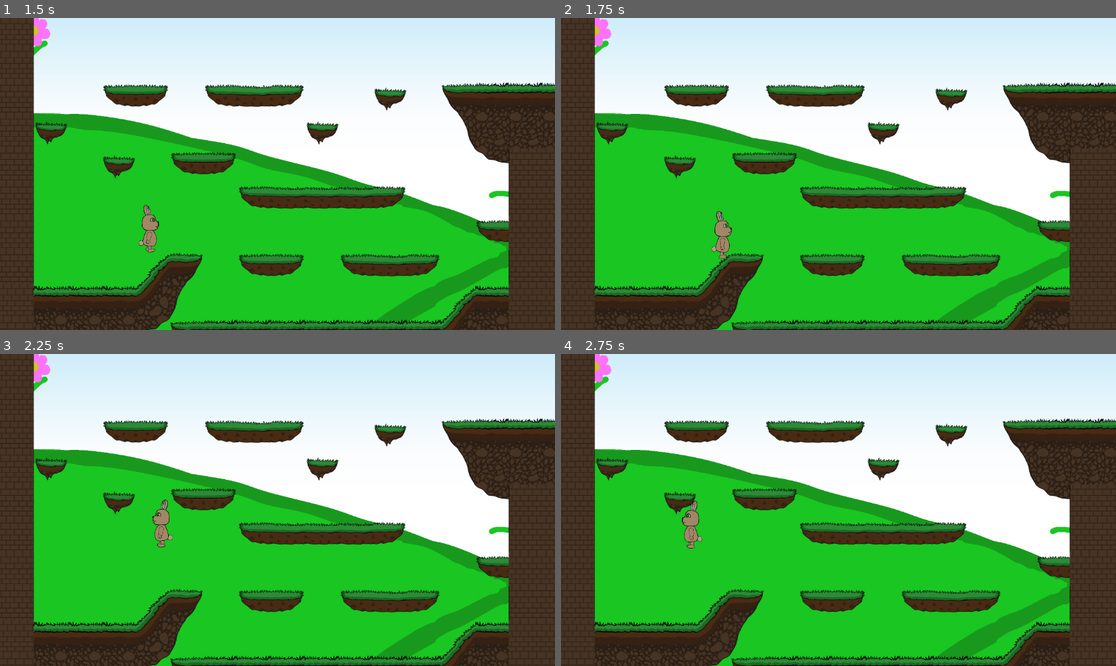
Above: before the commit, frames 1-4 (two rows, left to right).
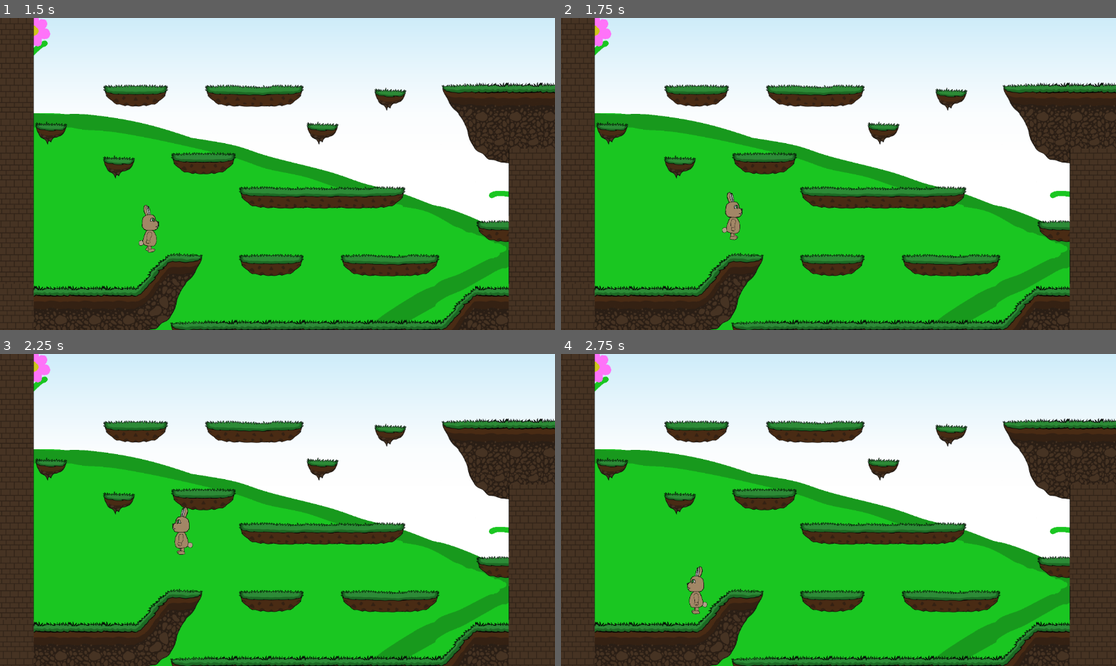
Above: after the commit, the same moments.

Repository: andre-henriques04/island-hoppers
Game: Godot game, scene res://scenes/main.tscn
Same seed, same stepped clock (60 frames per second), same inputs: the game is played once before the commit and once after it.
Inputs:
- Up to frame 1 (1.5 s): tap Enter (ui_accept) at 0.5, 0.6, 0.77, 1.07, 1.35 s; hold Right (ui_right) from 0.53 s (still down)
- Up to frame 2 (1.75 s): keep holding Right (ui_right); tap Enter (ui_accept) at 1.52 s
- Up to frame 3 (2.25 s): tap Enter (ui_accept) at 1.82, 2.1 s; release Right (ui_right) at 2.03 s; hold Left (ui_left) from 2.03 s (still down)
- Up to frame 4 (2.75 s): keep holding Left (ui_left)

Frame 1 is identical in both runs. In frame 2, 0.6% of the frame differs, in the area x 27-33%, y 55-78%; in frame 3, 0.6%, in the area x 27-35%, y 46-65%; in frame 4, 0.6%.

Commit message:
Fix character's ability to walk up sloped surfaces

Diff:
--- a/scenes/main.tscn
+++ b/scenes/main.tscn
@@ -10,7 +10,7 @@
 texture = ExtResource("1_o5qli")
 texture_region_size = Vector2i(128, 128)
 0:0/0 = 0
-0:0/0/physics_layer_0/polygon_0/points = PackedVector2Array(9.899994, 21.93399, 64, -30.866005, 64, 64, -24.200005, 64)
+0:0/0/physics_layer_0/polygon_0/points = PackedVector2Array(64, -31.903332, 64, 64, -23.753357, 64)
 1:0/0 = 0
 1:0/0/physics_layer_0/polygon_0/points = PackedVector2Array(-64, -32.031906, 64, -32.031906, 64, 64, -64, 64)
 2:0/0 = 0
--- a/scripts/CharacterMovement.gd
+++ b/scripts/CharacterMovement.gd
@@ -1,3 +1,4 @@
+
 extends CharacterBody2D
 
 # Speeds are in pixels/second
@@ -12,23 +13,42 @@
 
 @export var sprite: AnimatedSprite2D
 
+# Movement tuning
+@export var max_floor_angle: float = 50.0
+@export var snap_length: float = 8.0
+
+# Jump responsiveness
+@export var coyote_time: float = 0.10
+@export var jump_buffer_time: float = 0.10
+
+var coyote_timer: float = 0.0
+var jump_buffer_timer: float = 0.0
+
 var speed_boost_timer: float = 0.0
 var speed_debuff_timer: float = 0.0
 var jump_boost_timer: float = 0.0
 var jump_debuff_timer: float = 0.0
 
 
+func _ready() -> void:
+	# Allow the character to follow walkable slopes.
+	up_direction = Vector2.UP
+	floor_max_angle = deg_to_rad(max_floor_angle)
+	floor_snap_length = snap_length
+	floor_constant_speed = true
+
+
 func _physics_process(delta: float) -> void:
 	# Tick effect timers
-	speed_boost_timer = max(speed_boost_timer - delta, 0.0)
-	speed_debuff_timer = max(speed_debuff_timer - delta, 0.0)
-	jump_boost_timer = max(jump_boost_timer - delta, 0.0)
-	jump_debuff_timer = max(jump_debuff_timer - delta, 0.0)
+	speed_boost_timer = maxf(speed_boost_timer - delta, 0.0)
+	speed_debuff_timer = maxf(speed_debuff_timer - delta, 0.0)
+	jump_boost_timer = maxf(jump_boost_timer - delta, 0.0)
+	jump_debuff_timer = maxf(jump_debuff_timer - delta, 0.0)
 
 	# Horizontal input
 	var horizontal := Input.get_axis("ui_left", "ui_right")
 
-	# Speed (debuff takes priority over boost)
+	# Speed: debuff takes priority over boost
 	var current_speed := move_speed
 	if speed_boost_timer > 0.0:
 		current_speed = boosted_speed
@@ -37,23 +57,37 @@
 
 	velocity.x = horizontal * current_speed
 
+	# Remember whether we were on the floor before moving.
+	if is_on_floor():
+		coyote_timer = coyote_time
+	else:
+		coyote_timer = maxf(coyote_timer - delta, 0.0)
+
+	# Buffer jump input so slightly early presses still work.
+	if Input.is_action_just_pressed("ui_accept"):
+		jump_buffer_timer = jump_buffer_time
+	else:
+		jump_buffer_timer = maxf(jump_buffer_timer - delta, 0.0)
+
 	# Gravity
 	if not is_on_floor():
 		velocity.y += gravity * delta
 
-	# Jump height (debuff takes priority over boost)
+	# Jump height: debuff takes priority over boost
 	var current_jump_height := jump_height
 	if jump_boost_timer > 0.0:
 		current_jump_height = boosted_jump_height
 	if jump_debuff_timer > 0.0:
 		current_jump_height = debuff_jump_height
 
-	if Input.is_action_just_pressed("ui_accept") and is_on_floor():
+	# Jump if grounded or within the coyote-time window.
+	if jump_buffer_timer > 0.0 and coyote_timer > 0.0:
 		velocity.y = -sqrt(2.0 * gravity * current_jump_height)
+		jump_buffer_timer = 0.0
+		coyote_timer = 0.0
 
 	move_and_slide()
 
-	# Update character animation
 	_update_animation(horizontal)
 
 
@@ -61,19 +95,14 @@
 	if sprite == null:
 		return
 
-	# Flip based on movement direction
 	if horizontal < 0.0:
 		sprite.flip_h = true
 	elif horizontal > 0.0:
 		sprite.flip_h = false
 
-	# Choose animation
-	var anim := "run"
-
-	# Play run animation while moving
 	if horizontal != 0.0:
-		if sprite.animation != anim or not sprite.is_playing():
-			sprite.play(anim)
+		if sprite.animation != "run" or not sprite.is_playing():
+			sprite.play("run")
 	else:
 		sprite.stop()
 
